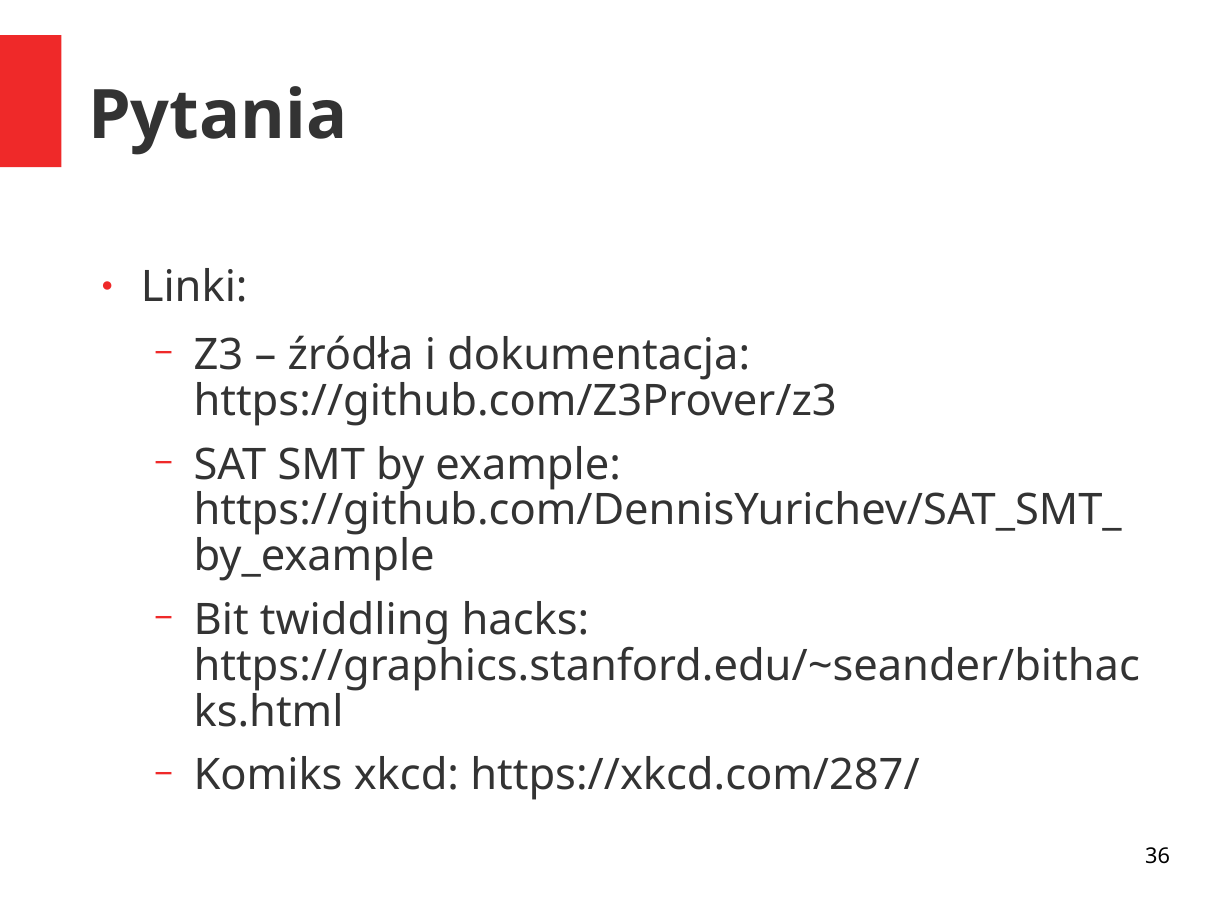
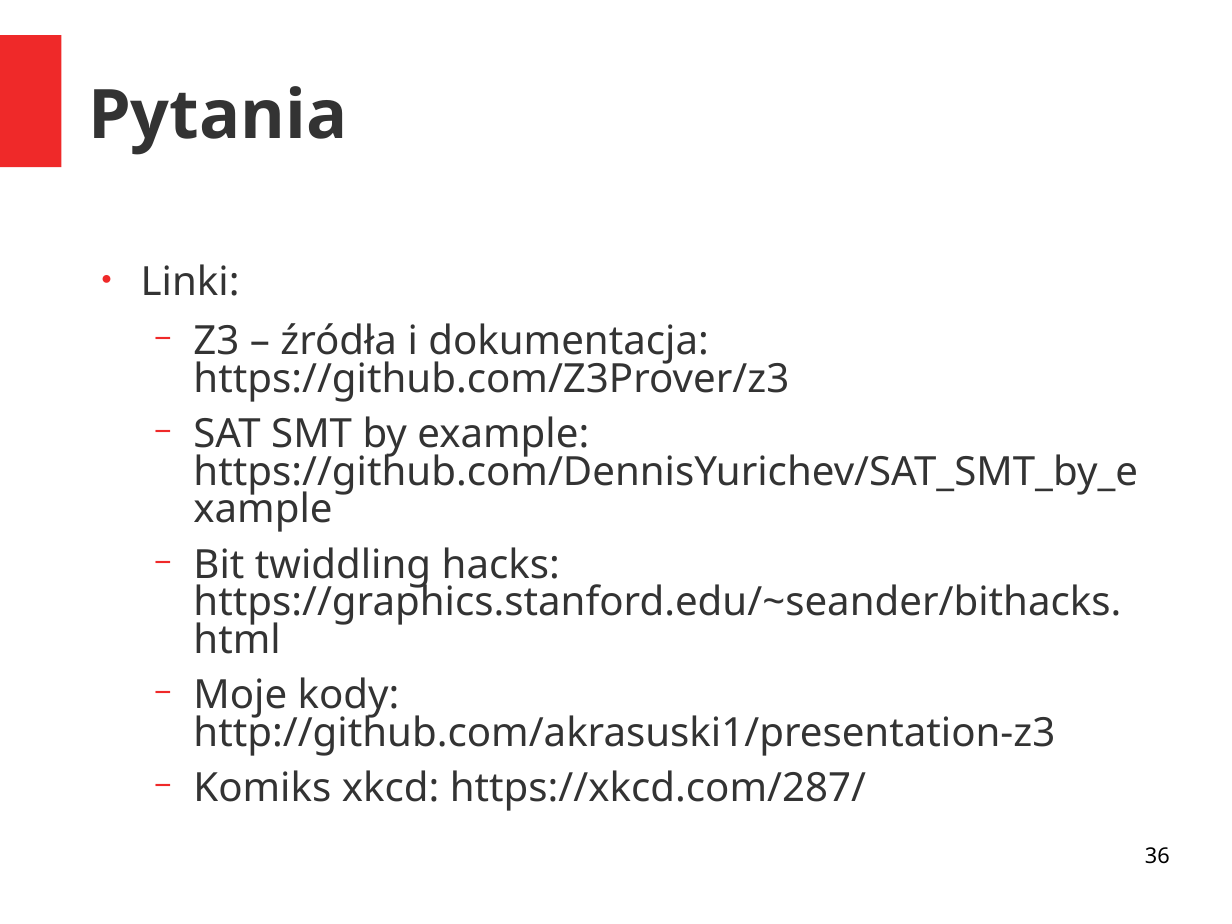
Before and after one commit to akrasuski1/presentation-z3, a slide deck: slide 36 of prez.ppt. Drawn at 1232x924 pixels with LibreOffice and Linux fonts; fonts in the diff are those of the drawing. Boxes give left, top, right and bottom in pixels: in the first picture for what was removed or moved away, otherwise in the second. Text is boxed around its words. In the diff, an @@ line names an element or a change of style, - is before the commit and + after.

Commit message:
Added link to github to presentation

```diff
--- a/prez.ppt
+++ b/prez.ppt
@@ text at <box>141,264,1138,811</box>: size 28 to 25.9 pt in "Linki:", "Z3 – źródła i dokumentacja: https://github.com/Z3Prover/z3", "SAT SMT by example: https://github.com/DennisYurichev/SAT_SM ...", "Bit twiddling hacks: https://graphics.stanford.edu/~seander/ ..." and 1 more places; line spacing 0.88 to 0.78 @@
@@ text at <box>193,677,1055,756</box>: paragraph added @@
+  − Moje kody: http://github.com/akrasuski1/presentation-z3
```
Also in this commit, not shown: 3 other slides changed.
